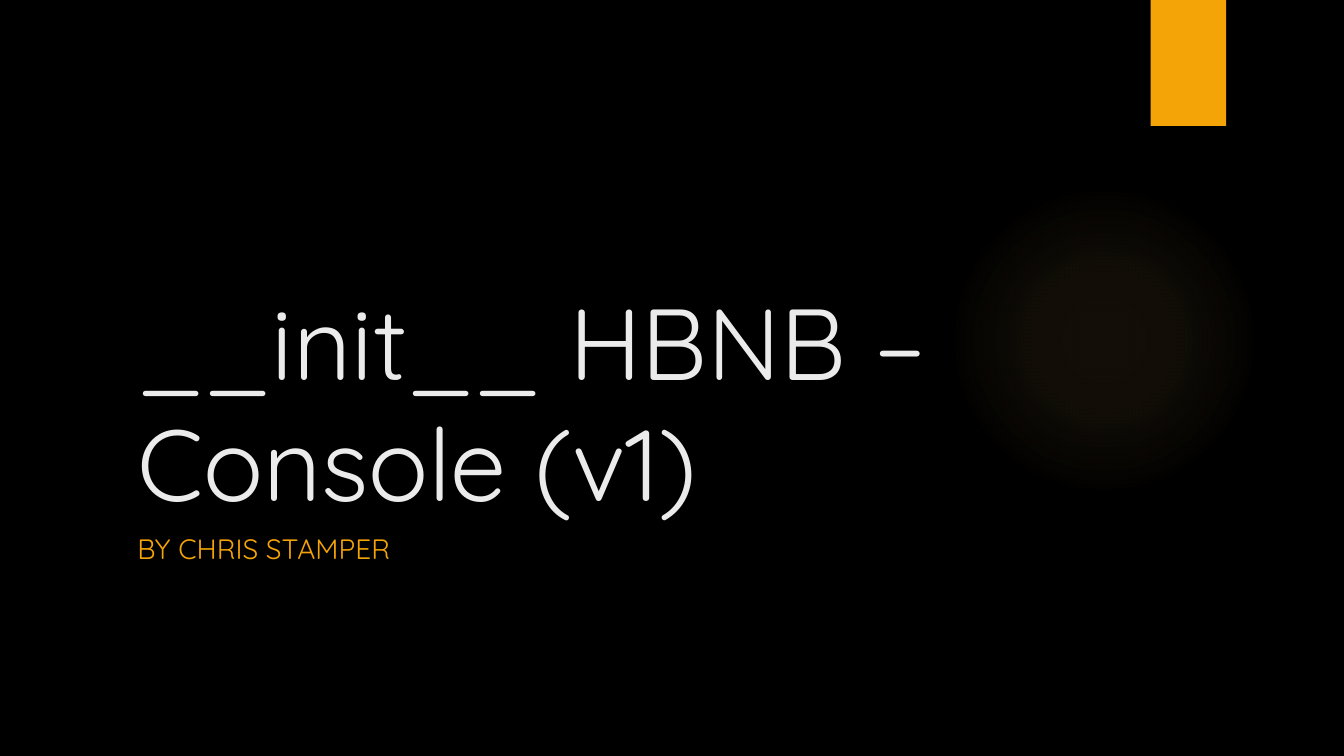
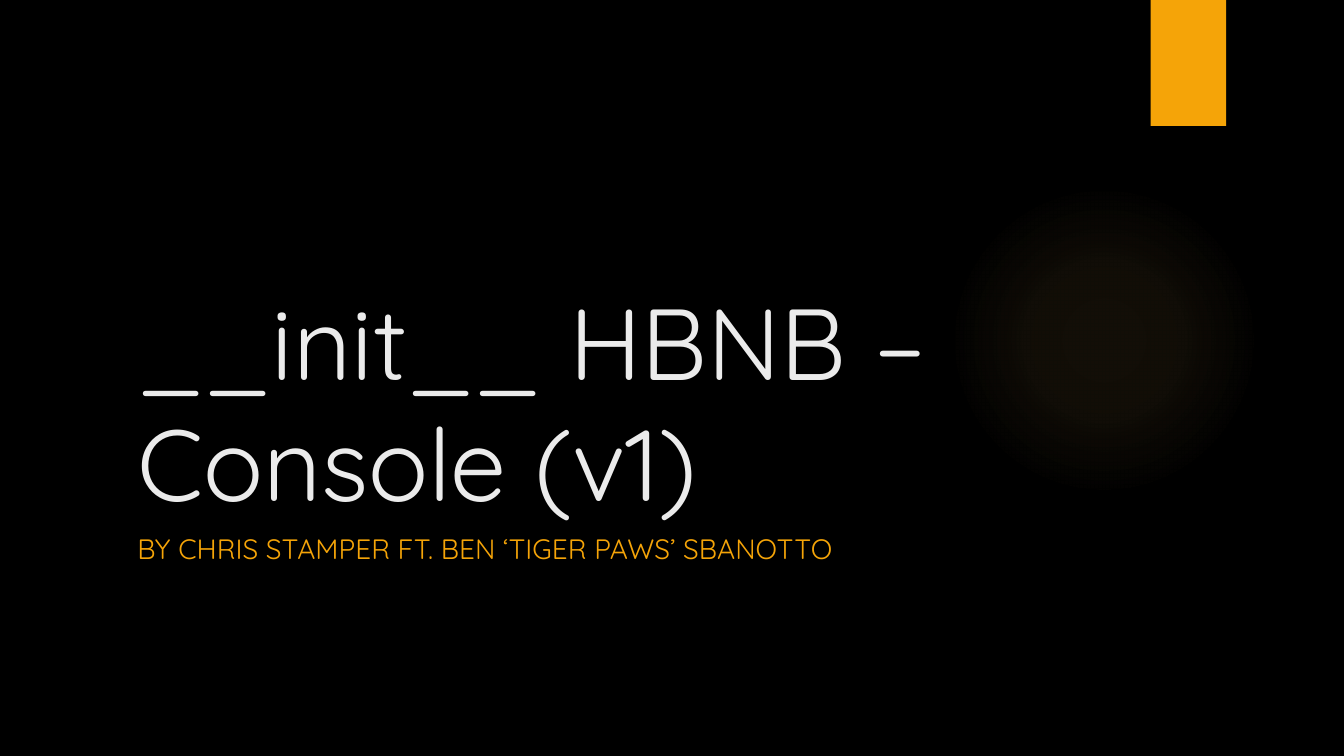
Before and after one commit to ZeroDayPoke/evilcode, a slide deck: slide 1 of console/5580_console.pptx. Drawn at 1344x756 pixels with LibreOffice and Linux fonts; fonts in the diff are those of the drawing; background and template pictures are left out. Boxes give left, top, right and bottom in pixels: in the first picture for what was removed or moved away, otherwise in the second. Text is boxed around its words. In the diff, an @@ line names an element or a change of style, - is before the commit and + after.

```diff
--- a/console/5580_console.pptx
+++ b/console/5580_console.pptx
@@ subtitle at (x1=137, y1=539, x2=832, y2=560): text changed @@
-BY CHRIS STAMPER
+BY CHRIS STAMPER FT. BEN ‘TIGER PAWS’ SBANOTTO
```
Also in this commit, not shown: 3 slides added.
